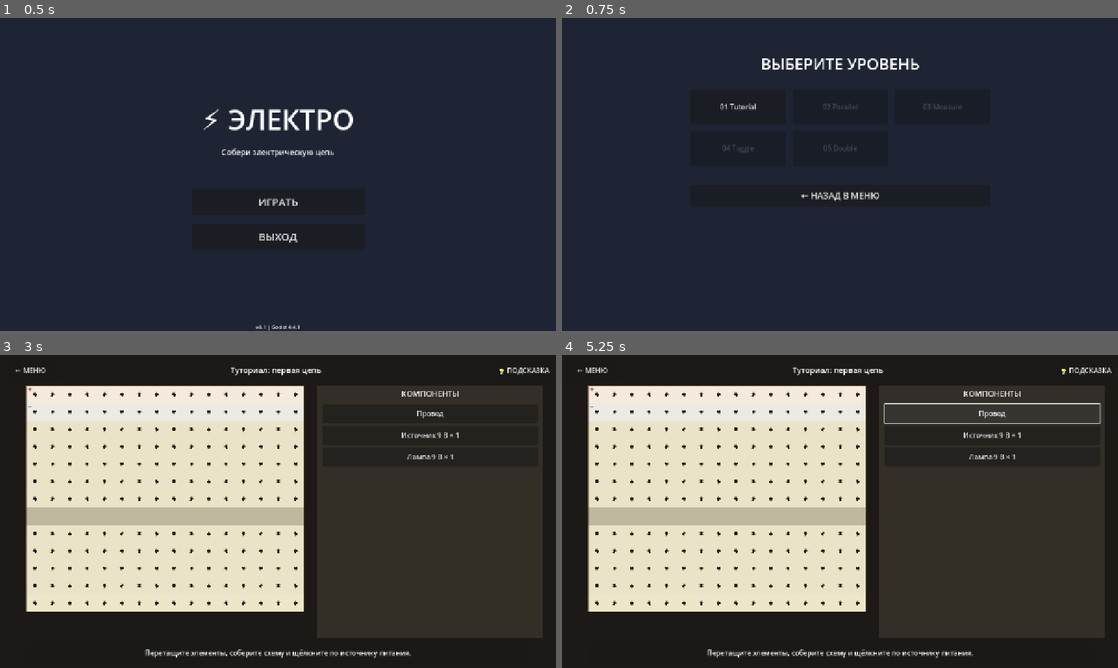
Above: before the commit, frames 1-4 (two rows, left to right).
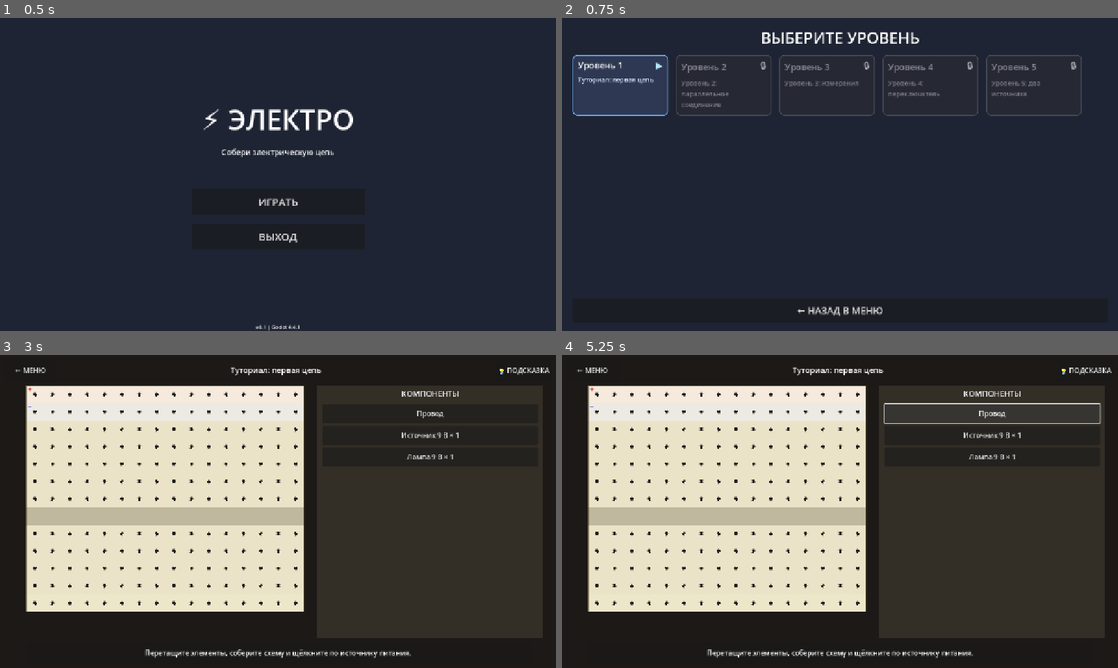
Above: after the commit, the same moments.

Repository: Geraa50/electro
Game: Godot game, scene res://scenes/main_menu/main_menu.tscn
Two runs of this game, one before a commit and one after it. Both use one fixed random seed, a clock stepped at 60 frames per second and the inputs below.
Inputs (mouse positions are in pixels of both pictures, inside the frame that each line leads up to; where the layout moved, square brackets give the same spot in the first picture):
- Up to frame 1 (0.5 s): no input
- Up to frame 2 (0.75 s): click "ИГРАТЬ" at 0.5 s
- Up to frame 3 (3 s): click "← НАЗАД В МЕНЮ" at 1.25 s; click "ИГРАТЬ" at 2 s; click (55, 420) [177, 442] at 2.75 s
- Up to frame 4 (5.25 s): click "← МЕНЮ" at 3.5 s; click (617, 420) [739, 442] at 4.25 s; click "Провод" at 5 s

Frame 1 is identical in both runs. In frame 2, 7.0% of the frame differs, in the area x 1-94%, y 4-96%; in frame 3, less than 0.1%; in frame 4, less than 0.1%.

Commit message:
Уровни как .tres-ресурсы, чит-зона в нижний-левый угол, README v0.5
* Уровни переведены на нативный формат Godot (LevelData в .tres)
  и подгружаются через preload() в GameManager — гарантированно
  попадают в .pck без DirAccess/FileAccess, что критично для
  портов на закрытые ОС вроде Авроры.
* Удалён legacy LevelLoader и .txt-описания уровней.
* Чит-зона авто-прохождения уровня переехала из верхнего левого
  угла в нижний левый и пересчитывается от текущего размера
  вьюпорта — удобнее тыкать на сенсорном экране, корректно
  работает при ресайзе/повороте.
* README обновлён под v0.5: новые имена RPM-файлов, описание
  .tres-формата уровней.
* build/ полностью исключена из репозитория (релизы через GitHub
  Releases).

Made-with: Cursor

Diff:
--- /dev/null
+++ b/electro/resources/levels/01_tutorial.tres
@@ -0,0 +1,19 @@
+[gd_resource type="Resource" script_class="LevelData" load_steps=2 format=3 uid="uid://level_01_tutorial"]
+
+[ext_resource type="Script" uid="uid://bwkg8qmjc01yu" path="res://scripts/level/level_data.gd" id="1"]
+
+[resource]
+script = ExtResource("1")
+level_name = "Туториал: первая цепь"
+hint = "Соедините «+» и «−» батареи с лампой через провода. Когда нажмёте на батарею, она подаст напряжение. Чтобы пройти уровень, лампа должна получить нужное напряжение."
+power_count = 1
+power_voltages = Array[float]([9.0])
+goal_count = 1
+goal_voltages = Array[float]([9.0])
+allow_wire = true
+allow_voltammeter = false
+allow_toggle = false
+allow_switch = false
+resistor_count = 0
+resistor_values = Array[float]([])
+voltage_tolerance = 1.0
--- /dev/null
+++ b/electro/resources/levels/02_parallel.tres
@@ -0,0 +1,19 @@
+[gd_resource type="Resource" script_class="LevelData" load_steps=2 format=3 uid="uid://level_02_parallel"]
+
+[ext_resource type="Script" uid="uid://bwkg8qmjc01yu" path="res://scripts/level/level_data.gd" id="1"]
+
+[resource]
+script = ExtResource("1")
+level_name = "Уровень 2: параллельное соединение"
+hint = "При параллельном соединении 1/R = 1/R1 + 1/R2. Общее сопротивление всегда меньше наименьшего из резисторов. Лампе нужно 12 В — значит, напряжение на параллельном блоке должно быть максимальным."
+power_count = 1
+power_voltages = Array[float]([12.0])
+goal_count = 1
+goal_voltages = Array[float]([12.0])
+allow_wire = true
+allow_voltammeter = true
+allow_toggle = false
+allow_switch = true
+resistor_count = 2
+resistor_values = Array[float]([20.0, 30.0])
+voltage_tolerance = 1.0
--- /dev/null
+++ b/electro/resources/levels/03_measure.tres
@@ -0,0 +1,19 @@
+[gd_resource type="Resource" script_class="LevelData" load_steps=2 format=3 uid="uid://level_03_measure"]
+
+[ext_resource type="Script" uid="uid://bwkg8qmjc01yu" path="res://scripts/level/level_data.gd" id="1"]
+
+[resource]
+script = ExtResource("1")
+level_name = "Уровень 3: измерения"
+hint = "Используйте вольт-ампер метр в последовательной цепи, чтобы измерить ток и напряжение на нагрузке. Подберите резистор так, чтобы лампа получила 5 В."
+power_count = 1
+power_voltages = Array[float]([10.0])
+goal_count = 1
+goal_voltages = Array[float]([5.0])
+allow_wire = true
+allow_voltammeter = true
+allow_toggle = false
+allow_switch = true
+resistor_count = 1
+resistor_values = Array[float]([10.0])
+voltage_tolerance = 0.5
--- /dev/null
+++ b/electro/resources/levels/04_toggle.tres
@@ -0,0 +1,19 @@
+[gd_resource type="Resource" script_class="LevelData" load_steps=2 format=3 uid="uid://level_04_toggle"]
+
+[ext_resource type="Script" uid="uid://bwkg8qmjc01yu" path="res://scripts/level/level_data.gd" id="1"]
+
+[resource]
+script = ExtResource("1")
+level_name = "Уровень 4: переключатель"
+hint = "Переключатель направляет ток на одну из двух веток. Постройте цепь с двумя разными нагрузками и управляйте напряжением, переключая ветку."
+power_count = 1
+power_voltages = Array[float]([12.0])
+goal_count = 2
+goal_voltages = Array[float]([6.0, 12.0])
+allow_wire = true
+allow_voltammeter = true
+allow_toggle = true
+allow_switch = true
+resistor_count = 2
+resistor_values = Array[float]([10.0, 5.0])
+voltage_tolerance = 1.0
--- /dev/null
+++ b/electro/resources/levels/05_double.tres
@@ -0,0 +1,19 @@
+[gd_resource type="Resource" script_class="LevelData" load_steps=2 format=3 uid="uid://level_05_double"]
+
+[ext_resource type="Script" uid="uid://bwkg8qmjc01yu" path="res://scripts/level/level_data.gd" id="1"]
+
+[resource]
+script = ExtResource("1")
+level_name = "Уровень 5: два источника"
+hint = "Два источника могут питать одну цепь последовательно (складывая напряжения) или параллельно (распределяя ток). Соберите схему так, чтобы обе лампы горели в штатном режиме."
+power_count = 2
+power_voltages = Array[float]([6.0, 6.0])
+goal_count = 2
+goal_voltages = Array[float]([12.0, 12.0])
+allow_wire = true
+allow_voltammeter = true
+allow_toggle = false
+allow_switch = true
+resistor_count = 3
+resistor_values = Array[float]([10.0, 20.0, 20.0])
+voltage_tolerance = 1.0
--- a/electro/scenes/game/game_field.gd
+++ b/electro/scenes/game/game_field.gd
@@ -6,9 +6,11 @@
 ## пользователю время снять показания с вольт-амперметра.
 const OBSERVATION_DELAY := 2.0
 
-## 5 кликов в верхнем левом углу экрана за короткое время — авто-прохождение
-## уровня (чит-код для отладки / прохождения сложных уровней).
-const CHEAT_CORNER := Rect2(0, 0, 60, 60)
+## 5 кликов в нижнем левом углу экрана за короткое время — авто-прохождение
+## уровня (чит-код для отладки / прохождения сложных уровней). Зона задана
+## размером в пикселях; реальный прямоугольник считается каждый раз от текущего
+## размера вьюпорта, чтобы корректно работало при ресайзе окна и на мобильных.
+const CHEAT_ZONE_SIZE := Vector2(60, 60)
 const CHEAT_CLICKS_NEEDED := 5
 const CHEAT_WINDOW_SECONDS := 4.0
 
@@ -63,7 +65,7 @@
 				_finish_buffer_drag()
 
 func _unhandled_input(event: InputEvent) -> void:
-	## Клики по верхнему левому углу экрана — счётчик для чит-кода.
+	## Клики по нижнему левому углу экрана — счётчик для чит-кода.
 	## Сюда попадают только те нажатия, которые не были перехвачены
 	## UI-элементами (например, кнопкой «МЕНЮ»).
 	var pos: Vector2
@@ -80,7 +82,7 @@
 			is_press = true
 	if not is_press:
 		return
-	if not CHEAT_CORNER.has_point(pos):
+	if not _cheat_zone_rect().has_point(pos):
 		return
 
 	var now: float = Time.get_ticks_msec() / 1000.0
@@ -96,6 +98,11 @@
 	else:
 		status_label.text = "🛠 Чит: осталось %d нажатий" % left
 
+func _cheat_zone_rect() -> Rect2:
+	var vp_size: Vector2 = get_viewport().get_visible_rect().size
+	var origin := Vector2(0.0, vp_size.y - CHEAT_ZONE_SIZE.y)
+	return Rect2(origin, CHEAT_ZONE_SIZE)
+
 func _auto_complete_level() -> void:
 	if _evaluating:
 		return
@@ -109,8 +116,7 @@
 	var level_index := GameManager.current_level_index
 	if level_index < 0:
 		level_index = 0
-	var path := GameManager.get_level_resource_path(level_index)
-	level_data = LevelLoader.load_level(path)
+	level_data = GameManager.get_level_data(level_index)
 	if level_data == null:
 		level_data = LevelData.new()
 		level_data.level_name = "Уровень %d" % level_index
--- a/electro/scenes/level_select/level_select.gd
+++ b/electro/scenes/level_select/level_select.gd
@@ -1,33 +1,130 @@
 extends Control
 
-@onready var level_grid: GridContainer = $VBoxContainer/LevelGrid
+@onready var level_grid: GridContainer = $Root/ScrollContainer/LevelGrid
+@onready var empty_label: Label = $Root/EmptyLabel
+
+const TILE_SIZE := Vector2(220, 140)
 
 func _ready() -> void:
+	_update_columns()
+	get_viewport().size_changed.connect(_update_columns)
 	_create_level_buttons()
+
+func _update_columns() -> void:
+	var w: float = get_viewport_rect().size.x
+	var cols: int = int(max(1.0, floor((w - 48.0) / (TILE_SIZE.x + 18.0))))
+	level_grid.columns = clampi(cols, 1, 5)
 
 func _create_level_buttons() -> void:
 	for child in level_grid.get_children():
 		child.queue_free()
 
-	for i in range(GameManager.level_files.size()):
-		var btn := Button.new()
-		btn.custom_minimum_size = Vector2(220, 80)
-		btn.text = _pretty_level_name(GameManager.level_files[i])
+	var count: int = GameManager.total_levels
+	empty_label.visible = count == 0
+	if count == 0:
+		return
 
-		if GameManager.is_level_completed(i):
-			btn.text += "\n✓"
-			btn.modulate = Color(0.6, 1.0, 0.6)
+	for i in range(count):
+		var data: LevelData = GameManager.get_level_data(i)
+		var tile := _build_level_tile(i, data)
+		level_grid.add_child(tile)
 
-		if not GameManager.is_level_unlocked(i):
-			btn.disabled = true
-			btn.modulate = Color(0.55, 0.55, 0.55)
+func _build_level_tile(level_index: int, data: LevelData) -> Button:
+	var completed: bool = GameManager.is_level_completed(level_index)
+	var unlocked: bool = GameManager.is_level_unlocked(level_index)
 
-		btn.pressed.connect(_on_level_pressed.bind(i))
-		level_grid.add_child(btn)
+	var btn := Button.new()
+	btn.custom_minimum_size = TILE_SIZE
+	btn.focus_mode = Control.FOCUS_ALL
+	btn.clip_text = false
+	btn.autowrap_mode = TextServer.AUTOWRAP_WORD_SMART
+	btn.text = ""
 
-func _pretty_level_name(filename: String) -> String:
-	var stem := filename.get_basename()
-	return stem.replace("_", " ").capitalize()
+	var normal_sb := _make_panel(
+		Color(0.18, 0.22, 0.32, 1) if unlocked else Color(0.15, 0.16, 0.2, 1),
+		Color(0.45, 0.7, 1.0, 1) if unlocked else Color(0.3, 0.3, 0.35, 1)
+	)
+	var hover_sb := _make_panel(Color(0.23, 0.3, 0.42, 1), Color(0.6, 0.85, 1.0, 1))
+	var pressed_sb := _make_panel(Color(0.15, 0.2, 0.3, 1), Color(0.4, 0.7, 1.0, 1))
+	btn.add_theme_stylebox_override("normal", normal_sb)
+	btn.add_theme_stylebox_override("hover", hover_sb if unlocked else normal_sb)
+	btn.add_theme_stylebox_override("pressed", pressed_sb if unlocked else normal_sb)
+	btn.add_theme_stylebox_override("disabled", normal_sb)
+	btn.add_theme_stylebox_override("focus", hover_sb)
+
+	var margin := MarginContainer.new()
+	margin.set_anchors_preset(Control.PRESET_FULL_RECT)
+	margin.add_theme_constant_override("margin_left", 12)
+	margin.add_theme_constant_override("margin_right", 12)
+	margin.add_theme_constant_override("margin_top", 10)
+	margin.add_theme_constant_override("margin_bottom", 10)
+	margin.mouse_filter = Control.MOUSE_FILTER_IGNORE
+	btn.add_child(margin)
+
+	var vbox := VBoxContainer.new()
+	vbox.mouse_filter = Control.MOUSE_FILTER_IGNORE
+	vbox.add_theme_constant_override("separation", 6)
+	margin.add_child(vbox)
+
+	var header := HBoxContainer.new()
+	header.mouse_filter = Control.MOUSE_FILTER_IGNORE
+	vbox.add_child(header)
+
+	var num_lbl := Label.new()
+	num_lbl.text = "Уровень %d" % (level_index + 1)
+	num_lbl.add_theme_font_size_override("font_size", 20)
+	num_lbl.add_theme_color_override("font_color", Color(1, 1, 1, 1) if unlocked else Color(0.55, 0.55, 0.6, 1))
+	num_lbl.size_flags_horizontal = Control.SIZE_EXPAND_FILL
+	num_lbl.mouse_filter = Control.MOUSE_FILTER_IGNORE
+	header.add_child(num_lbl)
+
+	var status_lbl := Label.new()
+	status_lbl.add_theme_font_size_override("font_size", 22)
+	if not unlocked:
+		status_lbl.text = "🔒"
+		status_lbl.add_theme_color_override("font_color", Color(0.7, 0.7, 0.75, 1))
+	elif completed:
+		status_lbl.text = "✓"
+		status_lbl.add_theme_color_override("font_color", Color(0.4, 1.0, 0.5, 1))
+	else:
+		status_lbl.text = "▶"
+		status_lbl.add_theme_color_override("font_color", Color(0.7, 0.9, 1.0, 1))
+	status_lbl.mouse_filter = Control.MOUSE_FILTER_IGNORE
+	header.add_child(status_lbl)
+
+	var title_lbl := Label.new()
+	title_lbl.text = _level_title(level_index, data)
+	title_lbl.autowrap_mode = TextServer.AUTOWRAP_WORD_SMART
+	title_lbl.add_theme_font_size_override("font_size", 15)
+	title_lbl.add_theme_color_override("font_color", Color(0.85, 0.9, 1.0, 1) if unlocked else Color(0.5, 0.5, 0.55, 1))
+	title_lbl.size_flags_vertical = Control.SIZE_EXPAND_FILL
+	title_lbl.vertical_alignment = VERTICAL_ALIGNMENT_TOP
+	title_lbl.mouse_filter = Control.MOUSE_FILTER_IGNORE
+	vbox.add_child(title_lbl)
+
+	if unlocked:
+		btn.pressed.connect(_on_level_pressed.bind(level_index))
+	else:
+		btn.disabled = true
+
+	return btn
+
+func _make_panel(bg: Color, border: Color) -> StyleBoxFlat:
+	var sb := StyleBoxFlat.new()
+	sb.bg_color = bg
+	sb.border_color = border
+	sb.set_border_width_all(2)
+	sb.set_corner_radius_all(10)
+	sb.content_margin_left = 0
+	sb.content_margin_right = 0
+	sb.content_margin_top = 0
+	sb.content_margin_bottom = 0
+	return sb
+
+func _level_title(level_index: int, data: LevelData) -> String:
+	if data != null and data.level_name != "":
+		return data.level_name
+	return "Уровень %d" % (level_index + 1)
 
 func _on_level_pressed(level_index: int) -> void:
 	GameManager.start_level(level_index)
--- a/electro/scenes/level_select/level_select.tscn
+++ b/electro/scenes/level_select/level_select.tscn
@@ -20,45 +20,51 @@
 grow_vertical = 2
 color = Color(0.12, 0.14, 0.2, 1)
 
-[node name="VBoxContainer" type="VBoxContainer" parent="."]
+[node name="Root" type="VBoxContainer" parent="."]
 layout_mode = 1
-anchors_preset = 8
-anchor_left = 0.5
-anchor_top = 0.5
-anchor_right = 0.5
-anchor_bottom = 0.5
-offset_left = -300.0
-offset_top = -280.0
-offset_right = 300.0
-offset_bottom = 280.0
+anchors_preset = 15
+anchor_right = 1.0
+anchor_bottom = 1.0
 grow_horizontal = 2
 grow_vertical = 2
-theme_override_constants/separation = 12
+offset_left = 24.0
+offset_top = 20.0
+offset_right = -24.0
+offset_bottom = -20.0
+theme_override_constants/separation = 14
 
-[node name="Title" type="Label" parent="VBoxContainer"]
+[node name="Title" type="Label" parent="Root"]
 layout_mode = 2
 theme_override_font_sizes/font_size = 36
 text = "ВЫБЕРИТЕ УРОВЕНЬ"
 horizontal_alignment = 1
 
-[node name="Spacer" type="Control" parent="VBoxContainer"]
+[node name="ScrollContainer" type="ScrollContainer" parent="Root"]
 layout_mode = 2
-custom_minimum_size = Vector2(0, 10)
+size_flags_horizontal = 3
+size_flags_vertical = 3
+horizontal_scroll_mode = 0
 
-[node name="LevelGrid" type="GridContainer" parent="VBoxContainer"]
+[node name="LevelGrid" type="GridContainer" parent="Root/ScrollContainer"]
 layout_mode = 2
-theme_override_constants/h_separation = 15
-theme_override_constants/v_separation = 15
-columns = 3
+size_flags_horizontal = 3
+size_flags_vertical = 3
+theme_override_constants/h_separation = 18
+theme_override_constants/v_separation = 18
+columns = 4
 
-[node name="Spacer2" type="Control" parent="VBoxContainer"]
+[node name="EmptyLabel" type="Label" parent="Root"]
+visible = false
 layout_mode = 2
-custom_minimum_size = Vector2(0, 20)
+theme_override_font_sizes/font_size = 18
+text = "Уровни не найдены."
+horizontal_alignment = 1
 
-[node name="BackButton" type="Button" parent="VBoxContainer"]
+[node name="BackButton" type="Button" parent="Root"]
 layout_mode = 2
-custom_minimum_size = Vector2(200, 50)
-theme_override_font_sizes/font_size = 20
+custom_minimum_size = Vector2(0, 56)
+size_flags_horizontal = 3
+theme_override_font_sizes/font_size = 22
 text = "← НАЗАД В МЕНЮ"
 
-[connection signal="pressed" from="VBoxContainer/BackButton" to="." method="_on_back_pressed"]
+[connection signal="pressed" from="Root/BackButton" to="." method="_on_back_pressed"]
--- a/electro/scripts/autoload/game_manager.gd
+++ b/electro/scripts/autoload/game_manager.gd
@@ -3,39 +3,38 @@
 signal level_completed(level_index: int)
 signal level_failed(level_index: int)
 
-const LEVELS_DIR := "res://resources/levels"
 const POWER_COOLDOWN := 5.0
+
+# Уровни описаны как нативные Godot-ресурсы (.tres) и подгружаются через
+# preload(). Это критично для портов на закрытые ОС (например, Аврора ОС):
+#   * preload запекает ресурсы в .pck во время компиляции скрипта — не нужен
+#     DirAccess/FileAccess для перечисления файлов внутри PCK;
+#   * .tres читается ResourceLoader-ом, а значит не требуется отдельных
+#     разрешений FS на чтение «сырых» файлов вроде .txt;
+#   * порядок уровней задаётся явно этим массивом, никаких сюрпризов с
+#     сортировкой имён файлов.
+var levels: Array[LevelData] = [
+	preload("res://resources/levels/01_tutorial.tres"),
+	preload("res://resources/levels/02_parallel.tres"),
+	preload("res://resources/levels/03_measure.tres"),
+	preload("res://resources/levels/04_toggle.tres"),
+	preload("res://resources/levels/05_double.tres"),
+]
 
 var current_level_index: int = -1
 var completed_levels: Array[int] = []
-var level_files: Array[String] = []
 
 var total_levels: int:
 	get:
-		return level_files.size()
+		return levels.size()
 
 func _ready() -> void:
 	process_mode = Node.PROCESS_MODE_ALWAYS
-	_scan_levels()
 
-func _scan_levels() -> void:
-	level_files.clear()
-	var dir := DirAccess.open(LEVELS_DIR)
-	if dir == null:
-		return
-	dir.list_dir_begin()
-	var file := dir.get_next()
-	while file != "":
-		if not dir.current_is_dir() and file.ends_with(".txt"):
-			level_files.append(file)
-		file = dir.get_next()
-	dir.list_dir_end()
-	level_files.sort()
-
-func get_level_resource_path(level_index: int) -> String:
-	if level_index < 0 or level_index >= level_files.size():
-		return ""
-	return "%s/%s" % [LEVELS_DIR, level_files[level_index]]
+func get_level_data(level_index: int) -> LevelData:
+	if level_index < 0 or level_index >= levels.size():
+		return null
+	return levels[level_index]
 
 func start_level(level_index: int) -> void:
 	current_level_index = level_index
--- a/electro/scripts/level/level_data.gd
+++ b/electro/scripts/level/level_data.gd
@@ -1,31 +1,24 @@
 class_name LevelData
-extends RefCounted
+extends Resource
 
-## Runtime data for a level parsed from a .txt spec file.
-## Fields match the spec in tz.md:
-##   level_name          string
-##   hint                string
-##   power_count         1 or 2
-##   power_voltages      array[float] (size = power_count)
-##   goal_count          1 or 2
-##   goal_voltages       array[float] (size = goal_count)
-##   allow_wire          bool (default true)
-##   allow_voltammeter   bool
-##   allow_toggle        bool
-##   allow_switch        bool
-##   resistor_count      int (>=0)
-##   resistor_values     array[float] (size = resistor_count)
+## Runtime data for a level.
+##
+## Уровни хранятся как нативные Godot-ресурсы (.tres) и подключаются к игре
+## через preload() в `GameManager`. Это гарантирует, что они попадают в .pck
+## во время компиляции и читаются ResourceLoader-ом без обращений к ФС —
+## важно для портов на закрытые ОС (например, Аврора ОС), где доступ к
+## произвольным файлам внутри пакета может быть ограничен sandbox-ом.
 
-var level_name: String = ""
-var hint: String = ""
-var power_count: int = 1
-var power_voltages: Array[float] = [9.0]
-var goal_count: int = 1
-var goal_voltages: Array[float] = [9.0]
-var allow_wire: bool = true
-var allow_voltammeter: bool = false
-var allow_toggle: bool = false
-var allow_switch: bool = false
-var resistor_count: int = 0
-var resistor_values: Array[float] = []
-var voltage_tolerance: float = 0.5
+@export var level_name: String = ""
+@export_multiline var hint: String = ""
+@export_range(1, 2, 1) var power_count: int = 1
+@export var power_voltages: Array[float] = [9.0]
+@export_range(1, 2, 1) var goal_count: int = 1
+@export var goal_voltages: Array[float] = [9.0]
+@export var allow_wire: bool = true
+@export var allow_voltammeter: bool = false
+@export var allow_toggle: bool = false
+@export var allow_switch: bool = false
+@export_range(0, 16, 1) var resistor_count: int = 0
+@export var resistor_values: Array[float] = []
+@export_range(0.0, 5.0, 0.05) var voltage_tolerance: float = 0.5
--- a/electro/scripts/level/level_loader.gd
+++ /dev/null
@@ -1,128 +0,0 @@
-class_name LevelLoader
-extends RefCounted
-
-## Parses a plain-text level spec file. Format (one `key = value` pair per line,
-## lines starting with `#` are comments, blank lines ignored):
-##
-##   name           = Уровень 1: последовательное
-##   hint           = ...
-##   power_count    = 1
-##   power_voltages = 12
-##   goal_count     = 1
-##   goal_voltages  = 6
-##   wire           = true      (default true if omitted)
-##   voltammeter    = true
-##   toggle         = false
-##   switch         = true
-##   resistors      = 3
-##   resistor_values= 10, 20, 5
-##   tolerance      = 0.5       (optional, volts)
-
-static func load_level(path: String) -> LevelData:
-	var text := _read_text(path)
-	if text.is_empty():
-		push_error("Level spec not found or empty: " + path)
-		return null
-	return parse_text(text)
-
-static func _read_text(path: String) -> String:
-	if not FileAccess.file_exists(path):
-		return ""
-	var f := FileAccess.open(path, FileAccess.READ)
-	if f == null:
-		return ""
-	var txt := f.get_as_text()
-	f.close()
-	return txt
-
-static func parse_text(text: String) -> LevelData:
-	var data := LevelData.new()
-	for raw_line in text.split("\n"):
-		var line: String = raw_line.strip_edges()
-		if line.is_empty() or line.begins_with("#"):
-			continue
-		var eq := line.find("=")
-		if eq < 0:
-			continue
-		var key := line.substr(0, eq).strip_edges().to_lower()
-		var value := line.substr(eq + 1).strip_edges()
-		_apply_field(data, key, value)
-	_normalize(data)
-	return data
-
-static func _apply_field(data: LevelData, key: String, value: String) -> void:
-	match key:
-		"name", "level_name", "title":
-			data.level_name = value
-		"hint", "подсказка":
-			data.hint = value
-		"power_count", "source_count":
-			data.power_count = clampi(_to_int(value, 1), 1, 2)
-		"power_voltages", "power_voltage", "source_voltage", "source_voltages":
-			data.power_voltages = _parse_float_list(value)
-		"goal_count", "target_count":
-			data.goal_count = clampi(_to_int(value, 1), 1, 2)
-		"goal_voltages", "goal_voltage", "target_voltage", "target_voltages":
-			data.goal_voltages = _parse_float_list(value)
-		"wire", "wires":
-			data.allow_wire = _to_bool(value, true)
-		"voltammeter", "volt_amper_meter", "volt_amp":
-			data.allow_voltammeter = _to_bool(value, false)
-		"toggle", "toggle_switch", "переключатель":
-			data.allow_toggle = _to_bool(value, false)
-		"switch", "выключатель":
-			data.allow_switch = _to_bool(value, false)
-		"resistors", "resistor_count":
-			data.resistor_count = maxi(_to_int(value, 0), 0)
-		"resistor_values", "resistors_values", "resistance_array":
-			data.resistor_values = _parse_float_list(value)
-		"tolerance", "voltage_tolerance":
-			data.voltage_tolerance = _to_float(value, 0.5)
-
-static func _normalize(data: LevelData) -> void:
-	if data.power_voltages.size() < data.power_count:
-		while data.power_voltages.size() < data.power_count:
-			data.power_voltages.append(9.0)
-	if data.goal_voltages.size() < data.goal_count:
-		while data.goal_voltages.size() < data.goal_count:
-			data.goal_voltages.append(data.power_voltages[0])
-	if data.resistor_values.size() < data.resistor_count:
-		while data.resistor_values.size() < data.resistor_count:
-			data.resistor_values.append(10.0)
-	elif data.resistor_values.size() > data.resistor_count:
-		data.resistor_values.resize(data.resistor_count)
-
-static func _to_int(v: String, default_val: int) -> int:
-	var t := v.strip_edges()
-	if t.is_empty():
-		return default_val
-	if not t.is_valid_int() and not t.is_valid_float():
-		return default_val
-	return int(t.to_float())
-
-static func _to_float(v: String, default_val: float) -> float:
-	var t := v.strip_edges()
-	if t.is_empty():
-		return default_val
-	if not t.is_valid_float() and not t.is_valid_int():
-		return default_val
-	return t.to_float()
-
-static func _to_bool(v: String, default_val: bool) -> bool:
-	var t := v.strip_edges().to_lower()
-	if t in ["true", "1", "yes", "y", "да"]:
-		return true
-	if t in ["false", "0", "no", "n", "нет"]:
-		return false
-	return default_val
-
-static func _parse_float_list(v: String) -> Array[float]:
-	var out: Array[float] = []
-	var cleaned := v.replace("[", "").replace("]", "").replace(";", ",")
-	for part in cleaned.split(","):
-		var t: String = part.strip_edges()
-		if t.is_empty():
-			continue
-		if t.is_valid_float() or t.is_valid_int():
-			out.append(t.to_float())
-	return out
Not shown, changed: electro/export_presets.cfg
Not shown, added: electro/icons/icon_108.png.import
Not shown, added: electro/icons/icon_128.png.import
Not shown, added: electro/icons/icon_172.png.import
Not shown, added: electro/icons/icon_86.png.import
Not shown, removed: electro/resources/levels/01_tutorial.txt
Not shown, removed: electro/resources/levels/02_parallel.txt
Not shown, removed: electro/resources/levels/03_measure.txt
Not shown, removed: electro/resources/levels/04_toggle.txt
Not shown, removed: electro/resources/levels/05_double.txt
Not shown, changed: .gitignore
Not shown, changed: README.md
